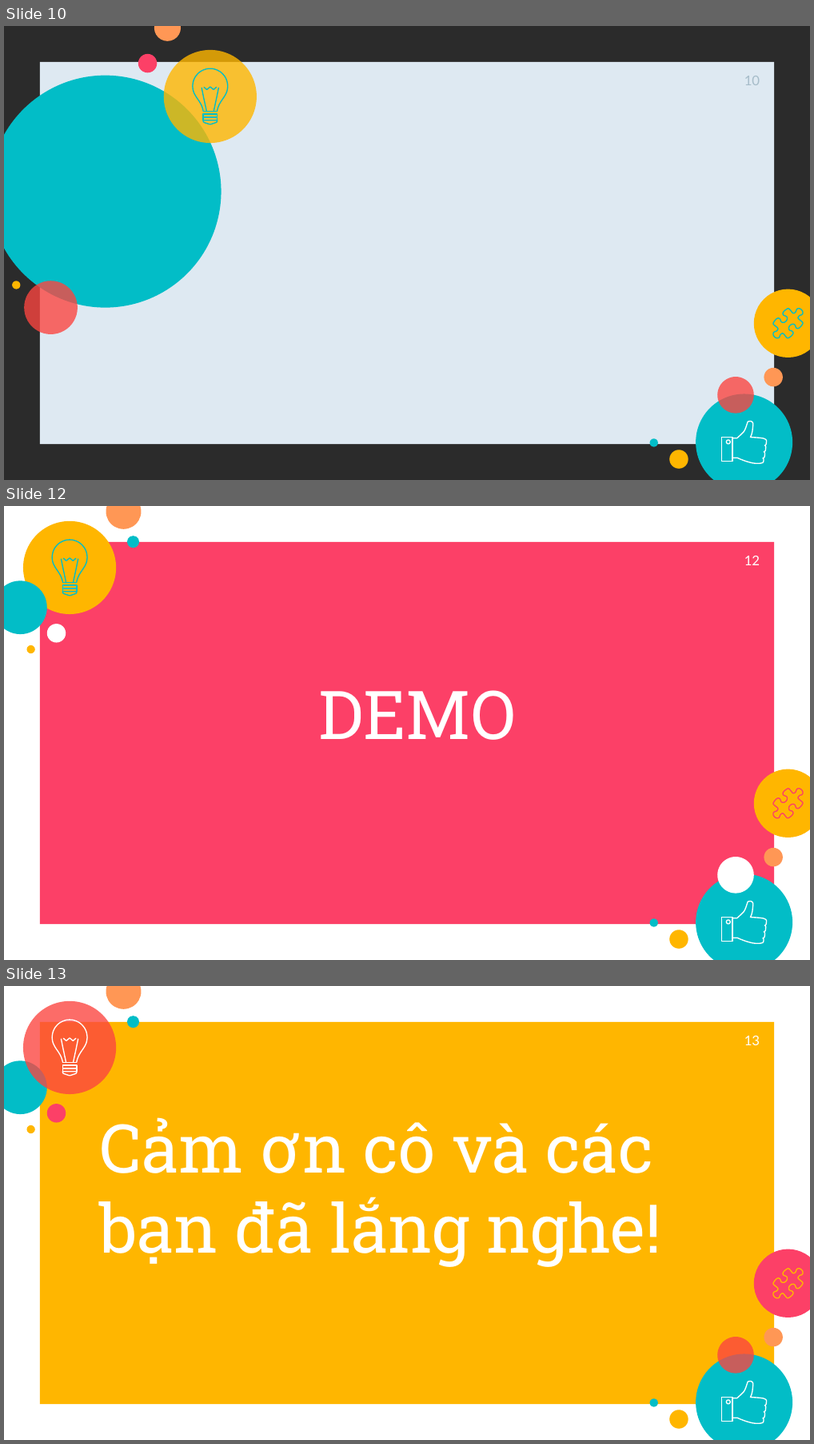
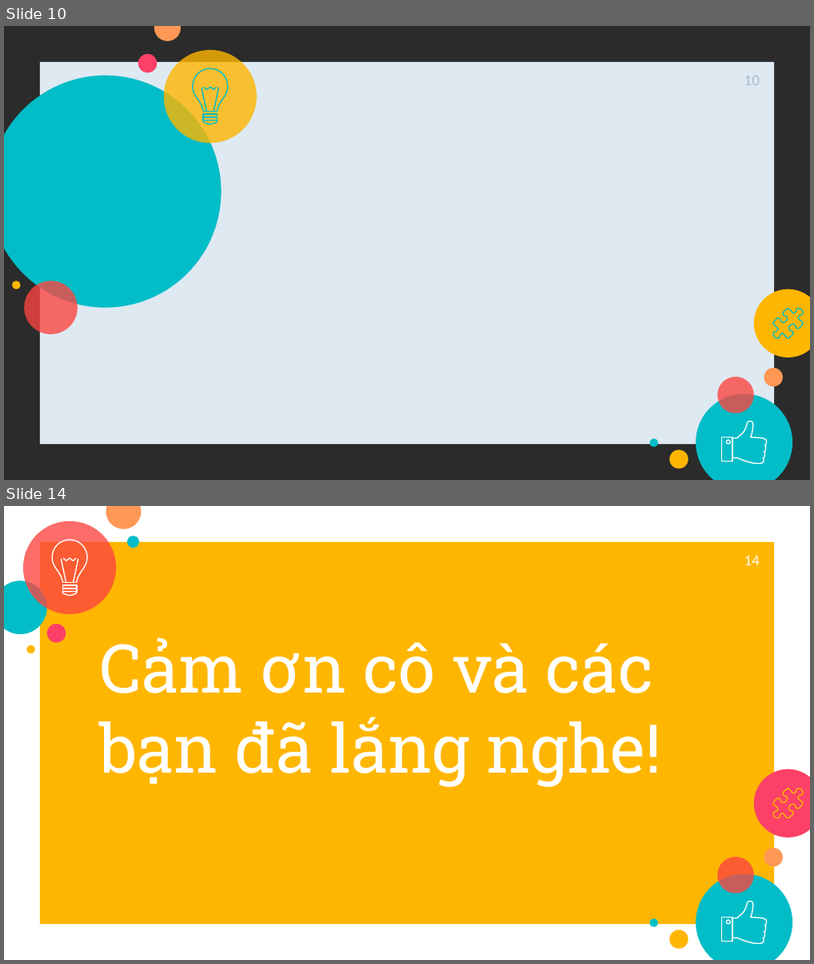
Before and after one commit to tai9/btl-csdl, a slide deck: thuyết trình CSDL.pptx. Shown one above the other, each under a label of ours: slides 10, 12 and 13 before the commit, slides 10 and 14 after it; the slides between them are not shown. The pictures are 814x1444 and 814x964 pixels, drawn with LibreOffice and Linux fonts; fonts in the diff are those of the drawing; background and template pictures are left out; a plain dark background stands for a picture behind light text. Boxes give left, top, right and bottom in pixels: in the first picture for what was removed or moved away, otherwise in the second. Text is boxed around its words. In the diff, an @@ line names an element or a change of style, - is before the commit and + after.

```diff
--- a/thuyết trình CSDL.pptx
+++ b/thuyết trình CSDL.pptx
@@ slide 12 removed at (4,506,810,960), background #FFFFFF; not listed: 11 template elements that a slide beside it also shows @@
@@ ellipse removed at (23,521,116,614) @@
@@ rectangle removed at (40,542,775,924) @@
@@ page number removed at (745,556,760,565) @@
-12
@@ group removed at (52,540,88,596): 8 freeform shapes @@
@@ ellipse removed at (46,624,66,642) @@
@@ title removed at (319,690,516,740) @@
-DEMO
@@ freeform shape removed at (774,788,803,818) @@
@@ ellipse removed at (718,856,754,893) @@
@@ what was slide 13 is now slide 14 @@
@@ page number at (745,556,760,565): text changed @@
-13
+14
```
Also in this commit, not shown: 1 slide changed, 2 slides added.
